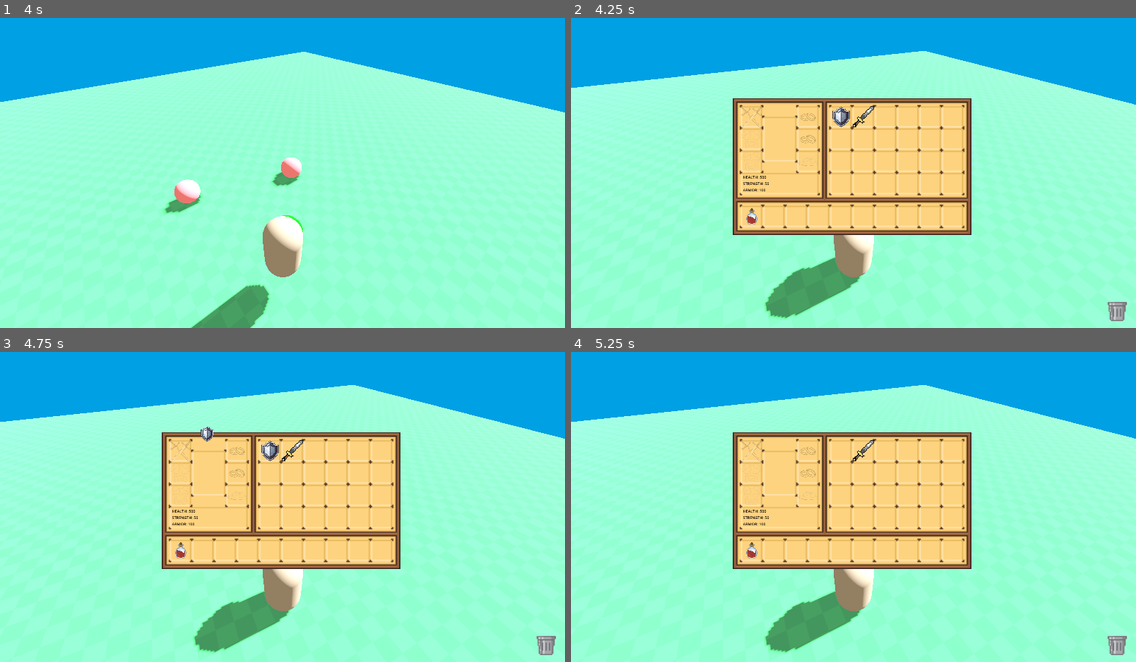
Above: before the commit, frames 1-4 (two rows, left to right).
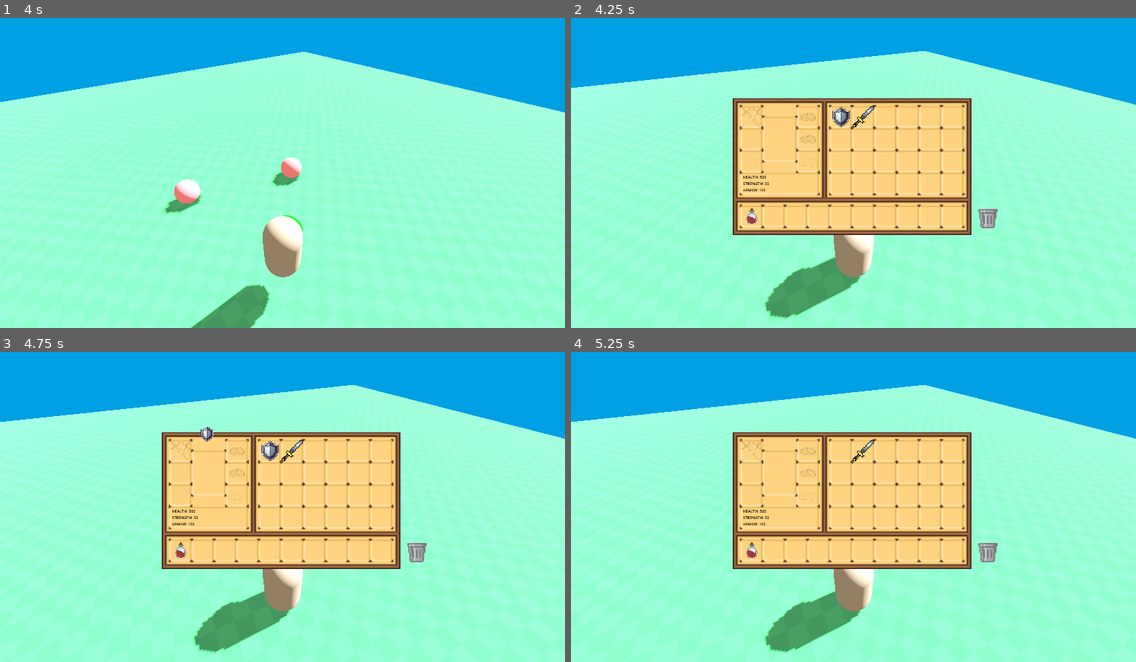
Above: after the commit, the same moments.

Repository: FaithWelton/UntitledGame
Game: Godot game, scene res://main.tscn
Two runs of this game, one before a commit and one after it. Both use one fixed random seed, a clock stepped at 60 frames per second and the inputs below.
Inputs (mouse positions are in pixels of both pictures, inside the frame that each line leads up to):
- Up to frame 1 (4 s): tap Enter at 0.5 s; move the mouse to (310, 166) at 0.52 s; hold W (move_forward) from 0.53 s (still down); tap E (Interact) every 0.75 s from 0.6 to 3.6 s; click (310, 166) at 0.67 s; tap Space (jump) at 0.77, 1.52, 3.02, 3.77 s; move the mouse to (254, 169) at 1.27 s; click (254, 169) at 1.42 s; move the mouse to (293, 163) at 2.02 s; click (293, 163) at 2.17 s; move the mouse to (276, 173) at 2.77 s; click (276, 173) at 2.92 s; move the mouse to (322, 173) at 3.52 s; click (322, 173) at 3.67 s
- Up to frame 2 (4.25 s): keep holding W (move_forward); tap Tab (toggle_inventory) at 4.15 s
- Up to frame 3 (4.75 s): release W (move_forward) at 4.25 s; drag from (271, 451) to (197, 423) at 4.27 s
- Up to frame 4 (5.25 s): move the mouse to (864, 451) at 5.02 s; hold S (move_back) from 5.03 s (still down); tap E (Interact) at 5.1 s; click (864, 451) at 5.17 s

Frame 1 is identical in both runs. In frame 2, 0.4% of the frame differs, in the area x 72-99%, y 61-98%; in frame 3, 0.4%; in frame 4, 0.4%.

Commit message:
Cleanup script files

Diff:
--- a/Scripts/CameraController.gd
+++ b/Scripts/CameraController.gd
@@ -29,8 +29,7 @@
 	current_rotation = smooth_damp_vector3(current_rotation, next_rotation, smooth_velocity, delta)
 	transform.basis = Basis.from_euler(current_rotation)
 
-	if player:
-		global_position = player.global_position - transform.basis.z * distance_from_target
+	if player: global_position = player.global_position - transform.basis.z * distance_from_target
 
 func smooth_damp_vector3(current: Vector3, target: Vector3, current_velocity: Vector3, delta: float) -> Vector3:
 	var omega = 2.0 / smooth_time
--- a/Scripts/Inventory.gd
+++ b/Scripts/Inventory.gd
@@ -19,9 +19,24 @@
 
 var inv_dictionary = {}
 var starting_items = [
-	"res://Resources/potion_health.tres",
-	"res://Resources/armor_shield.tres",
-	"res://Resources/weapon_sword.tres",
+	{
+		"name": "potion_health",
+		"display_name": "Health Potion",
+		"path": "res://Resources/potion_health.tres",
+		"position": "Toolbar",
+	},
+	{
+		"name": "armor_shield",
+		"display_name": "Shield",
+		"path": "res://Resources/armor_shield.tres",
+		"position": "Backpack",
+	},
+	{
+		"name": "weapon_sword",
+		"display_name": "Sword",
+		"path": "res://Resources/weapon_sword.tres",
+		"position": "Backpack",
+	},
 ]
 var on_inventory = false
 
@@ -36,41 +51,21 @@
 	_add_starting_items()
 	_refresh_player_stats()
 
-func _add_starting_items():
-	# Add health potion to toolbar
-	var health_potion = load("res://Resources/potion_health.tres")
-	if health_potion:
-		add_item(health_potion, "Toolbar")
-	else:
-		print_rich("[color=red][b]ERROR:[/b] Failed to load health potion[/color]")
-
-	# Add shield and sword to backpack
-	var shield = load("res://Resources/armor_shield.tres")
-	if shield:
-		add_item(shield, "Backpack")
-	else:
-		print_rich("[color=red][b]ERROR:[/b] Failed to load shield[/color]")
-
-	var sword = load("res://Resources/weapon_sword.tres")
-	if sword:
-		add_item(sword, "Backpack")
-	else:
-		print_rich("[color=red][b]ERROR:[/b] Failed to load sword[/color]")
+func _add_starting_items() -> void:
+	for item in starting_items:
+		var resource = load(item["path"])
+		if resource: add_item(resource, item["position"])
+		else: print_rich("[color=red][b]ERROR:[/b] Failed to load starting item: " + item["display_name"] + "[/color]")
+	print_rich("[color=purple][b]NOTICE:[/b] Starting Items Added![/color]")
 
 func _process(_delta: float) -> void:
 	if Input.is_action_just_pressed("toggle_inventory"): toggle_inventory()
 
-func toggle_inventory():
+func toggle_inventory() -> void:
 	inventory.visible = !inventory.visible
-
-	if inventory.visible:
-		player.process_mode = Node.PROCESS_MODE_DISABLED
-		camera.process_mode = Node.PROCESS_MODE_DISABLED
-		Input.mouse_mode = Input.MOUSE_MODE_VISIBLE
-	else:
-		player.process_mode = Node.PROCESS_MODE_INHERIT
-		camera.process_mode = Node.PROCESS_MODE_INHERIT
-		Input.mouse_mode = Input.MOUSE_MODE_CAPTURED
+	player.process_mode = Node.PROCESS_MODE_DISABLED if inventory.visible else Node.PROCESS_MODE_INHERIT
+	camera.process_mode = Node.PROCESS_MODE_DISABLED if inventory.visible else Node.PROCESS_MODE_INHERIT
+	Input.mouse_mode = Input.MOUSE_MODE_VISIBLE if inventory.visible else Input.MOUSE_MODE_CAPTURED
 
 func add_item(item, preferred_slot: String = "Backpack") -> bool:
 	if not item:
@@ -94,11 +89,19 @@
 	print_rich("[color=green][b]ADD ITEM:[/b][/color] [color=light_green]" + item.name + "[/color] to [color=light_blue]" + preferred_slot + " Slot" + str(slot_number) + "[/color]")
 	return true
 
-func _get_next_empty_slot_node(slot_type: String = "Backpack"):
+func remove_item(item) -> bool:
+	if not item:
+		print_rich("[color=red][b]ERROR:[/b] Invalid Item![/color]")
+		return false
+
+	print_rich("[color=orange][b]REMOVE ITEM:[/b][/color] [color=light_green]" + item.item_resource.name + "[/color]")
+	item.delete_resource()
+	return true
+
+func _get_next_empty_slot_node(slot_type: String = "Backpack") -> Variant:
 	if slot_type in inv_dictionary:
 		for slot in inv_dictionary[slot_type].get_children():
-			if slot.texture == null:
-				return slot
+			if slot.texture == null: return slot
 	return null # No empty slots found
 
 func _get_drag_data(at_position: Vector2) -> Variant:
@@ -123,13 +126,13 @@
 func _drop_data(at_position: Vector2, drag_slot_node: Variant) -> void:
 	var on_trash = _on_trash(at_position)
 
-	if on_trash:
-		drag_slot_node.delete_resource()
+	if on_trash: remove_item(drag_slot_node)
 	elif not on_inventory:
 		var spawned = _spawn_3d_item(drag_slot_node.item_resource)
-		if spawned: drag_slot_node.delete_resource()
+		if spawned: remove_item(drag_slot_node)
 	else:
 		var target_slot_node = get_slot_node_at_position(at_position)
+		if not target_slot_node: return
 		var target_resource = target_slot_node.item_resource
 
 		target_slot_node.set_new_data(drag_slot_node.item_resource)
@@ -177,14 +180,12 @@
 	new_material.albedo_texture = texture
 
 	var mesh_instance = scene_instance.get_node("MeshInstance3D")
-	if mesh_instance:
-		mesh_instance.material_override = new_material
-	else:
-		print_rich("[color=red][b]ERROR:[/b] MeshInstance3D not found in scene[/color]")
+	if mesh_instance: mesh_instance.material_override = new_material
+	else: print_rich("[color=red][b]ERROR:[/b] MeshInstance3D not found in scene[/color]")
 
 	return scene_instance
 
-func _refresh_player_stats():
+func _refresh_player_stats() -> void:
 	var equip_stats = { "health": 0, "strength": 0, "armor": 0, }
 
 	for slot in equip_left.get_children() + equip_right.get_children():
@@ -201,19 +202,20 @@
 	strength_label.set_text("Strength: " + str(PlayerStats.strength))
 	armor_label.set_text("Armor: " + str(PlayerStats.armor))
 
-func get_slot_node_at_position(node_at_position: Vector2):
+func get_slot_node_at_position(node_at_position: Vector2) -> Variant:
 	var all_slot_nodes = (backpack.get_children() + toolbar.get_children() + equip_left.get_children() + equip_right.get_children())
 
 	for node in all_slot_nodes:
 		var nodeRect = node.get_global_rect()
-		if nodeRect.has_point(node_at_position):
-			return node
+		if nodeRect.has_point(node_at_position): return node
+
+	return null
 
 func _on_trash(at_position: Vector2) -> bool:
 	return trash.get_global_rect().has_point(at_position)
 
-func _is_item_allowed(item, slot_node):
-	if slot_node == null: return
+func _is_item_allowed(item, slot_node) -> bool:
+	if slot_node == null: return false
 
 	var slot_name = slot_node.get_slot_name()
 	var item_type = item.type
@@ -231,8 +233,7 @@
 
 	if access_left_1 || access_left_2 || access_left_3 || access_right_1 || access_right_2 || access_right_3:
 		return true
-	else:
-		return false
+	else: return false
 
 func _on_texture_rect_mouse_entered() -> void:
 	on_inventory = true
--- a/Scripts/Player.gd
+++ b/Scripts/Player.gd
@@ -11,53 +11,44 @@
 
 var objects_in_range := []
 
-func _ready():
-	if not is_on_floor():
-		velocity.y = gravity_value
+func _ready() -> void:
+	if not is_on_floor(): velocity.y = gravity_value
 
 func _process(_delta: float) -> void:
 	_set_nearest_object()
 
-	if Input.is_action_just_pressed("Interact"):
-		interact()
+	if Input.is_action_just_pressed("Interact"): interact()
 
-func interact():
+func interact() -> void:
 	if objects_in_range == []: return
 
 	var nearest_object = null
 	for object in objects_in_range:
-		# Check if object is still valid before accessing properties
 		if is_instance_valid(object) and object.selected:
 			nearest_object = object
 			break
 
 	if nearest_object and is_instance_valid(nearest_object):
 		var item_resource = load(nearest_object.resource)
-		if item_resource:
-			if inventory:
-				var success = inventory.add_item(item_resource)
-				if success:
-					nearest_object.queue_free()
-					objects_in_range.erase(nearest_object)
-				else:
-					print_rich("[color=red][b]ERROR:[/b] Failed to add item to inventory![/color]")
-			else:
-				print_rich("[color=red][b]ERROR:[/b] Inventory not found![/color]")
-		else:
-			print_rich("[color=red][b]ERROR:[/b] Failed to load item resource: " + nearest_object.resource + "![/color]")
+		if not item_resource:
+			return print_rich("[color=red][b]ERROR:[/b] Failed to load item resource: " + nearest_object.resource + "![/color]")
+		if not inventory: return print_rich("[color=red][b]ERROR:[/b] Inventory not found![/color]")
 
-func _set_nearest_object():
-	if objects_in_range.is_empty(): return
+		var success = inventory.add_item(item_resource)
+		if success:
+			nearest_object.queue_free()
+			objects_in_range.erase(nearest_object)
+		else: print_rich("[color=red][b]ERROR:[/b] Failed to add item to inventory![/color]")
 
-	# Clean up invalid objects first
+func _set_nearest_object() -> void:
 	objects_in_range = objects_in_range.filter(func(obj): return is_instance_valid(obj))
-
 	if objects_in_range.is_empty(): return
 
 	var nearest_object = null
 	for object in objects_in_range:
 		if is_instance_valid(object):
 			object.set_selection(false)
+
 			if not nearest_object:
 				nearest_object = object
 			elif nearest_object.global_position.distance_to(global_position) > object.global_position.distance_to(global_position):
@@ -66,15 +57,12 @@
 	if nearest_object and is_instance_valid(nearest_object):
 		nearest_object.set_selection(true)
 
-func _physics_process(delta):
+func _physics_process(delta) -> void:
 	movement(delta)
 
-func movement(delta):
-	if not is_on_floor():
-		velocity.y += gravity_value * delta
-	else:
-		if velocity.y < 0:
-			velocity.y = 0
+func movement(delta) -> void:
+	if not is_on_floor(): velocity.y += gravity_value * delta
+	elif velocity.y < 0: velocity.y = 0
 
 	var horizontal_input = Input.get_axis("move_left", "move_right")
 	var vertical_input = Input.get_axis("move_forward", "move_back")
@@ -102,8 +90,5 @@
 
 func _on_interaction_area_body_exited(body: Node3D) -> void:
 	if body in get_tree().get_nodes_in_group("object"):
-		# Check if the object is still valid before calling methods
-		if is_instance_valid(body):
-			body.set_selection(false)
-		# Remove from array regardless of validity
+		if is_instance_valid(body): body.set_selection(false)
 		objects_in_range.erase(body)
--- a/Scripts/PlayerStats.gd
+++ b/Scripts/PlayerStats.gd
@@ -11,12 +11,12 @@
 @export var strength: int
 @export var armor: int
 
-func update_equipment_stats(equip_stats):
+func update_equipment_stats(equip_stats) -> void:
 	health = basic_health + equip_stats.health
 	strength = basic_strength + equip_stats.strength
 	armor = basic_armor + equip_stats.armor
 
-func get_equipment_stats():
+func get_equipment_stats() -> Variant:
 	return {
 		"health": health,
 		"strength": strength,
--- a/Scripts/SlotNode.gd
+++ b/Scripts/SlotNode.gd
@@ -8,8 +8,7 @@
 		texture = item_resource.icon
 		item_resource.inv_slot = get_parent().name
 		item_resource.inv_position = int(name.split("Slot")[1])
-	else:
-		texture = null
+	else: texture = null
 
 func _on_gui_input(event: InputEvent) -> void:
 	if (event is InputEventMouseButton && event.pressed && event.double_click && event.button_index == 1):
@@ -29,8 +28,7 @@
 	texture = null
 	item_resource = null
 
-func get_slot_name():
+func get_slot_name() -> String:
 	var parent_name = get_parent().name
 	var slot_number = name.split("Slot")[1]
-
 	return parent_name + slot_number
--- a/Scripts/Trash.gd
+++ b/Scripts/Trash.gd
@@ -2,14 +2,15 @@
 
 @onready var trash = $TextureRect
 
+@onready var texture_open = load("res://Assets/Inventory/trash-open.png")
+@onready var texture_closed = load("res://Assets/Inventory/trash.png")
+
 func _process(_delta: float) -> void:
 	process_mode = Node.PROCESS_MODE_ALWAYS
 
-	if is_mouse_over_trash():
-		trash.texture = load("res://Assets/Inventory/trash-open.png")
-	else:
-		trash.texture = load("res://Assets/Inventory/trash.png")
+	if is_mouse_over_trash(): trash.texture = texture_open
+	else: trash.texture = texture_closed
 
-func is_mouse_over_trash():
+func is_mouse_over_trash() -> bool:
 	var mouse_position = get_global_mouse_position()
 	return trash.get_global_rect().has_point(mouse_position)
--- a/UI/Inventory.tscn
+++ b/UI/Inventory.tscn
@@ -274,6 +274,10 @@
 
 [node name="Trash" parent="." instance=ExtResource("4_f42xq")]
 layout_mode = 1
+offset_left = -555.0
+offset_top = -432.0
+offset_right = -440.0
+offset_bottom = -317.0
 
 [node name="PlayerStatsLabel" type="MarginContainer" parent="."]
 layout_mode = 0
